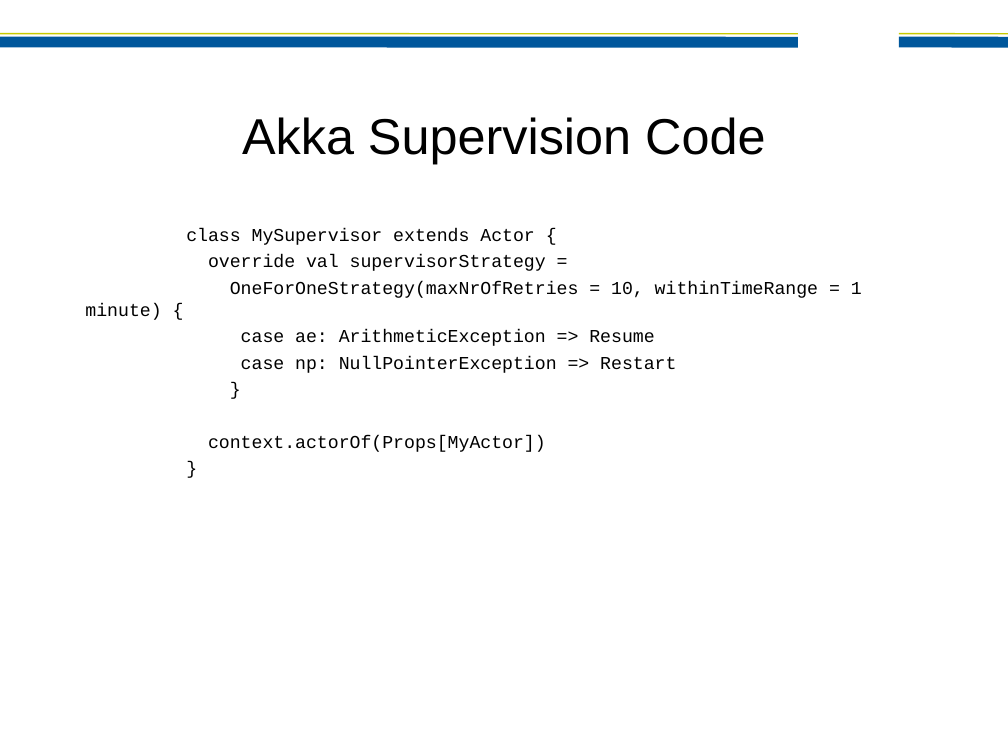
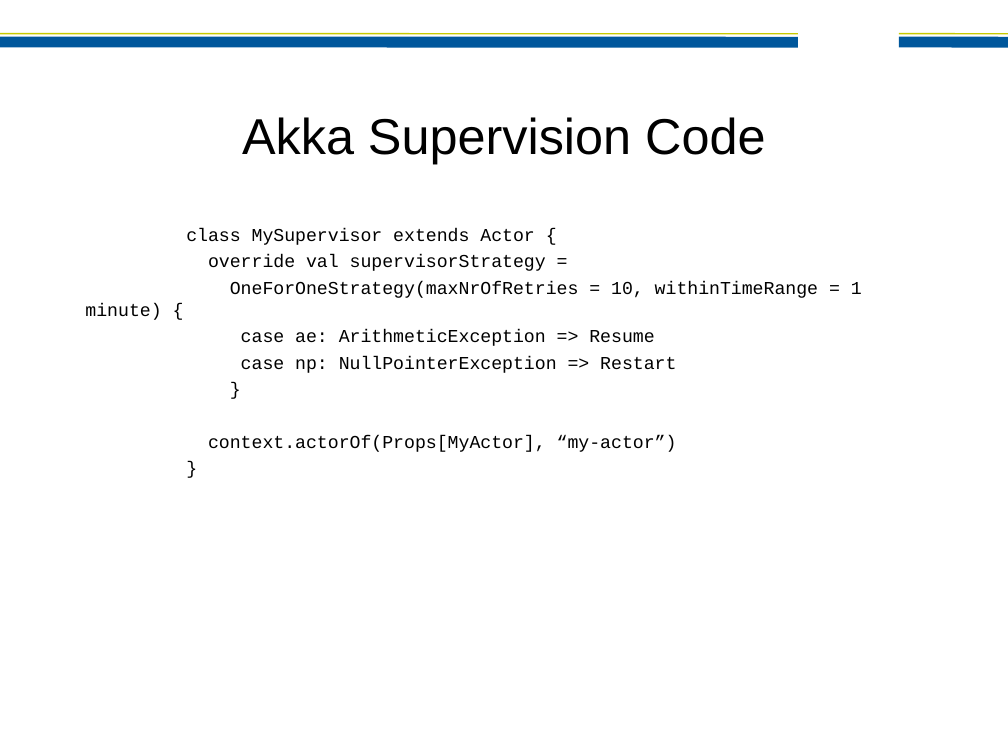
Before and after one commit to jamie-allen/effective_actors, a slide deck: slide 6 of preso/EffectiveActors-JaxConf2012.ppt. Drawn at 1008x756 pixels with LibreOffice and Linux fonts; fonts in the diff are those of the drawing; background and template pictures are left out. Boxes give left, top, right and bottom in pixels: in the first picture for what was removed or moved away, otherwise in the second. Text is boxed around its words. In the diff, an @@ line names an element or a change of style, - is before the commit and + after.

```diff
--- a/preso/EffectiveActors-JaxConf2012.ppt
+++ b/preso/EffectiveActors-JaxConf2012.ppt
@@ text at (208,435,677,452): text changed @@
-context.actorOf(Props[MyActor])
+context.actorOf(Props[MyActor], “my-actor”)
```
Also in this commit, not shown: 10 other slides changed, 5 slides added, 1 other file.
